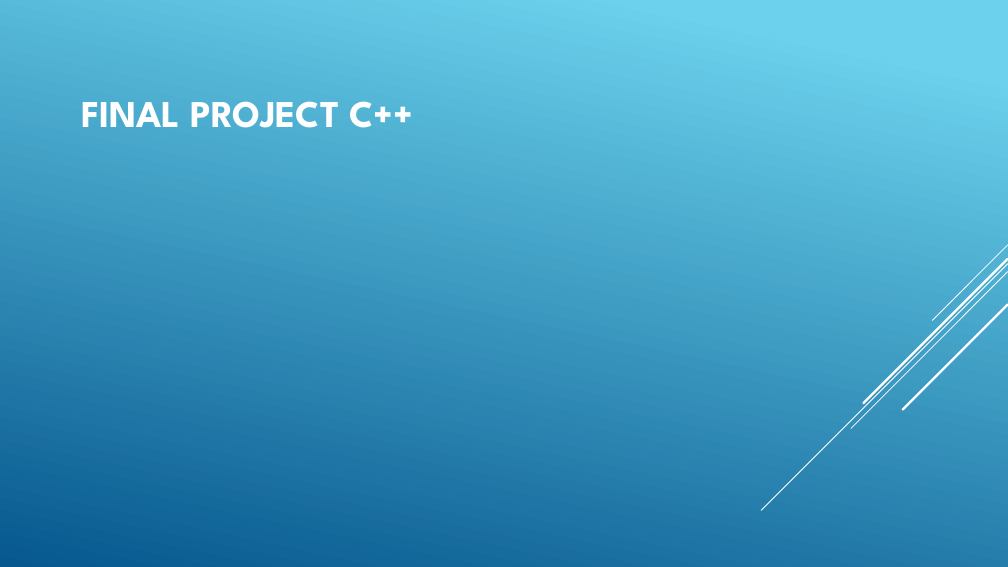
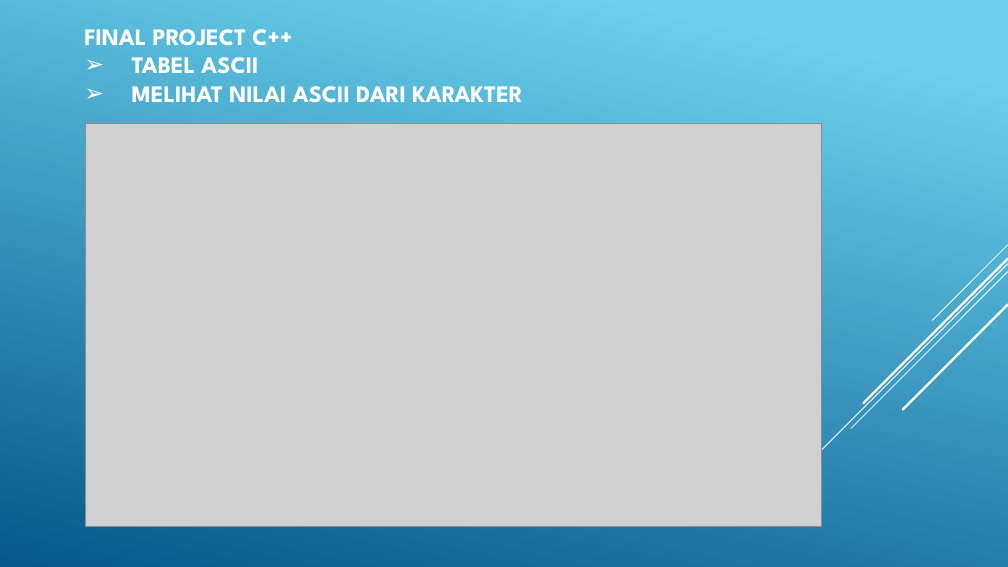
Before and after one commit to samuel33651/finalproject, a slide deck: slide 2 of FINAL PROJECT C++.pptx. Drawn at 1008x567 pixels with LibreOffice and Linux fonts; fonts in the diff are those of the drawing; grey boxes stand for pictures. Boxes give left, top, right and bottom in pixels: in the first picture for what was removed or moved away, otherwise in the second. Text is boxed around its words. In the diff, an @@ line names an element or a change of style, - is before the commit and + after.

```diff
--- a/FINAL PROJECT C++.pptx
+++ b/FINAL PROJECT C++.pptx
@@ text "FINAL PROJECT C++": place and size @@
-text "FINAL PROJECT C++" at bbox=[81, 101, 414, 128]
+text "FINAL PROJECT C++" at bbox=[84, 29, 523, 103]
@@ text at bbox=[84, 29, 292, 45]: size 36 to 22.5 pt in "FINAL PROJECT C++" @@
@@ text at bbox=[132, 57, 523, 103]: paragraphs added @@
+➢ TABEL ASCII
+➢ MELIHAT NILAI ASCII DARI KARAKTER
@@ picture added at bbox=[85, 123, 822, 527] @@
```
Also in this commit, not shown: 1 other slide changed, 2 slides added, 2 other files.
